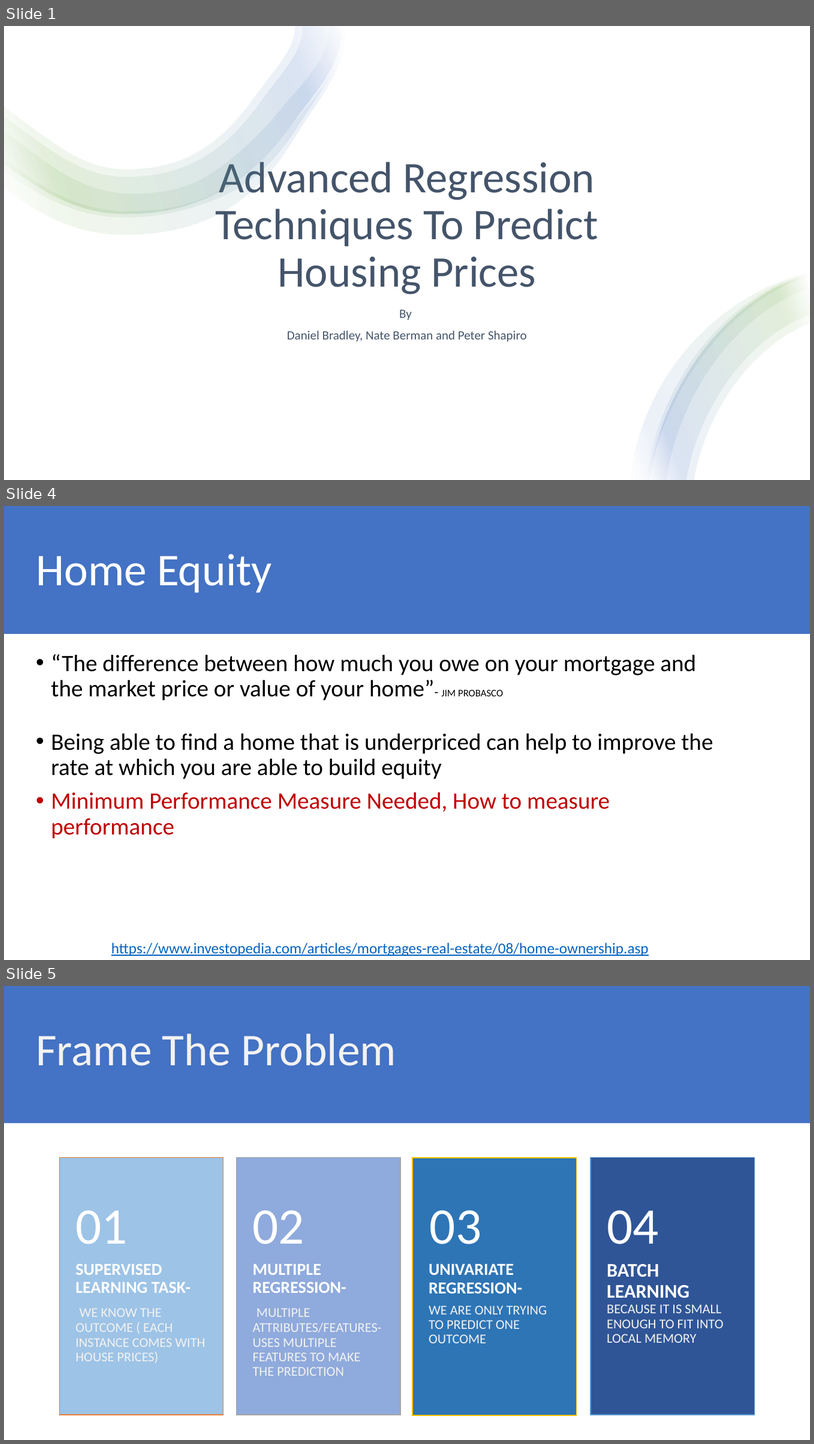
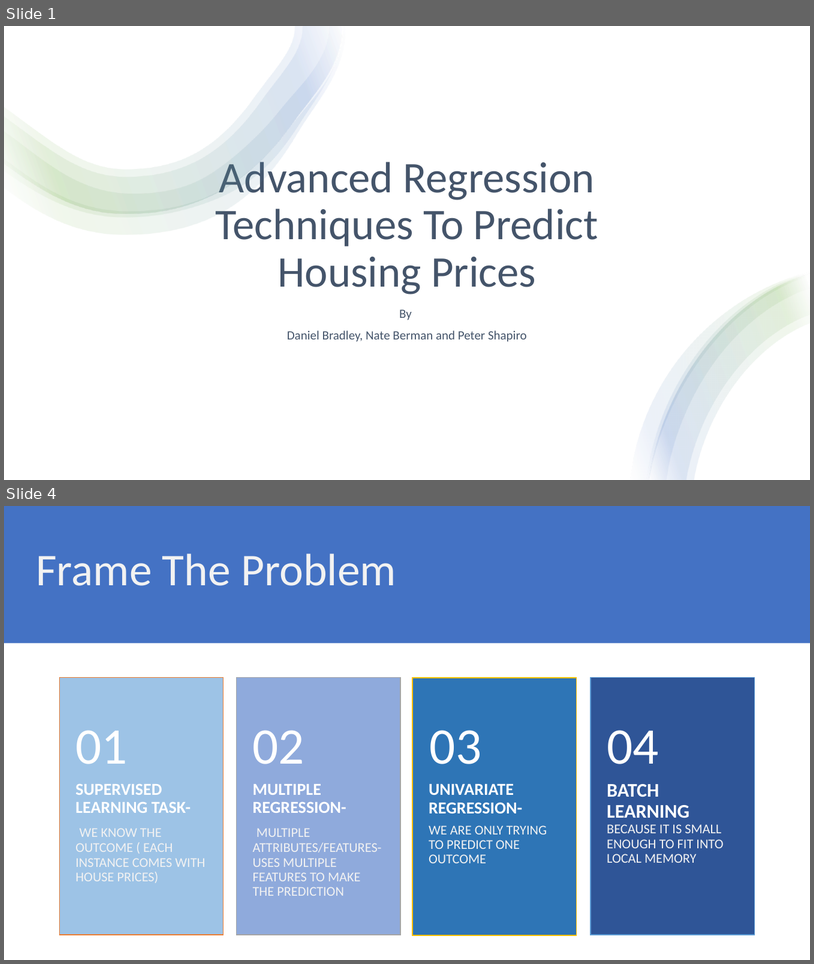
Before and after one commit to pshappycle/Home_Value_Predictor, a slide deck: Presentation/Advanced Regression Techniques To Predict Housing Prices.pptx. Shown one above the other, each under a label of ours: slides 1, 4 and 5 before the commit, slides 1 and 4 after it; the slides between them are not shown. The pictures are 814x1444 and 814x964 pixels, drawn with LibreOffice and Linux fonts; fonts in the diff are those of the drawing. Boxes give left, top, right and bottom in pixels: in the first picture for what was removed or moved away, otherwise in the second. Text is boxed around its words. In the diff, an @@ line names an element or a change of style, - is before the commit and + after.

```diff
--- a/Presentation/Advanced Regression Techniques To Predict Housing Prices.pptx
+++ b/Presentation/Advanced Regression Techniques To Predict Housing Prices.pptx
@@ slide 4 removed at bbox=[4, 506, 810, 960], background #FFFFFF @@
@@ rectangle removed at bbox=[4, 506, 810, 634] @@
@@ title removed at bbox=[36, 554, 272, 592] @@
-Home Equity
@@ text removed at bbox=[51, 654, 713, 838] @@
-• “The difference between how much you owe on your mortgage and the market price or value of your home”- JIM PROBASCO
-• Being able to find a home that is underpriced can help to improve the rate at which you are able to build equity
-• Minimum Performance Measure Needed, How to measure performance
@@ text removed at bbox=[111, 942, 649, 956] @@
-https://www.investopedia.com/articles/mortgages-real-estate/08/home-ownership.asp
@@ what was slide 5 is now slide 4 @@
```
Also in this commit, not shown: 5 slides changed, 4 slides added, 3 other slides removed, 6 other files.
